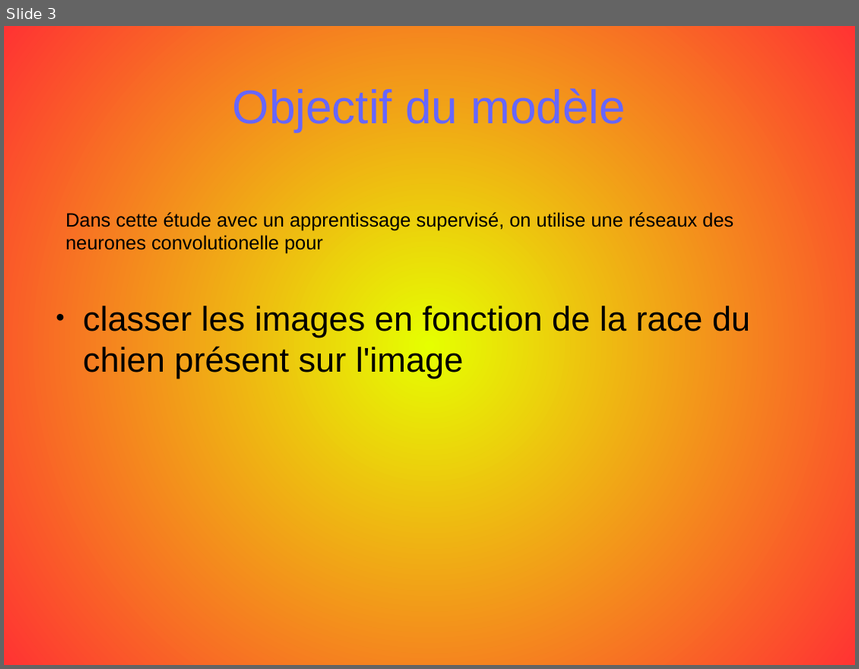
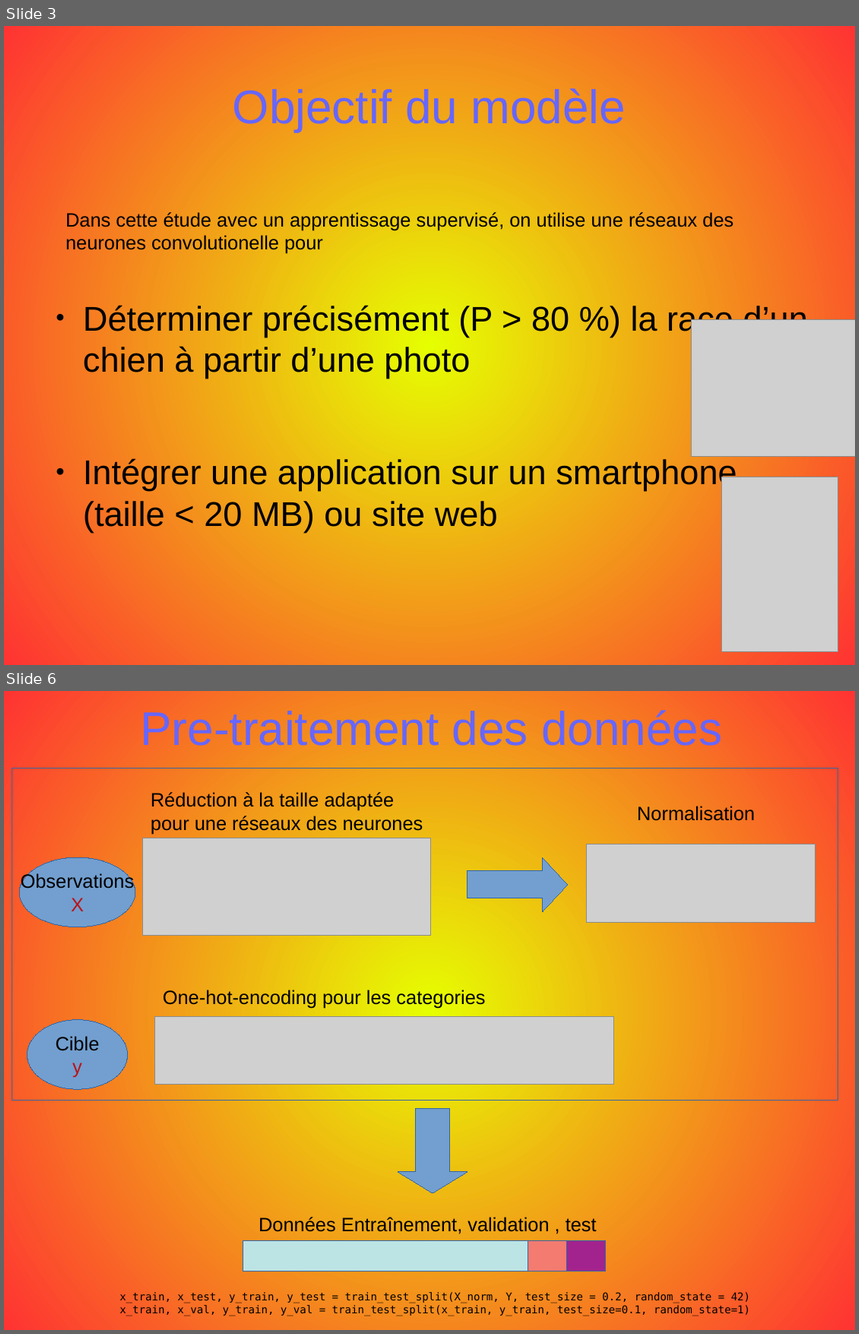
Before and after one commit to opsabarsec/Dog-pictures-classification-by-Deep-Learning, a slide deck: documentation/presentation/P6_presentation.odp. Shown one above the other, each under a label of ours: slide 3 before the commit, slides 3 and 6 after it; the slides between them are not shown. The pictures are 859x669 and 859x1334 pixels, drawn with LibreOffice and Linux fonts; fonts in the diff are those of the drawing; grey boxes stand for pictures. Boxes give left, top, right and bottom in pixels: in the first picture for what was removed or moved away, otherwise in the second. Text is boxed around its words. In the diff, an @@ line names an element or a change of style, - is before the commit and + after.

```diff
--- a/documentation/presentation/P6_presentation.odp
+++ b/documentation/presentation/P6_presentation.odp
@@ slide 6 added at <box>4,691,855,1330</box>, background gradient #E6FF00 to #FF3333 @@
@@ title added at <box>141,710,722,746</box>, 44 pt, text #6666FF @@
+Pre-traitement des données
@@ rectangle added at <box>12,769,838,1101</box>, outline #3465A4 0 pt @@
@@ text added at <box>151,792,424,834</box>, 18 pt, text #000000 @@
+Réduction à la taille adaptée pour une réseaux des neurones
@@ text added at <box>637,806,755,821</box>, 18 pt, text #000000 @@
+Normalisation
@@ picture added at <box>143,838,431,935</box> @@
@@ picture added at <box>586,844,815,922</box> @@
@@ ellipse added at <box>19,858,135,927</box>, fill #729FCF, outline #3465A4 0 pt, 18 pt, text #000000 @@
+Observations
+X
@@ right arrow added at <box>468,858,568,912</box>, fill #729FCF, outline #3465A4 0 pt @@
@@ text added at <box>163,988,485,1008</box>, 18 pt, text #000000 @@
+One-hot-encoding pour les categories
@@ ellipse added at <box>27,1020,128,1089</box>, fill #729FCF, outline #3465A4 0 pt, 18 pt, text #000000 @@
+Cible
+y
@@ picture added at <box>155,1016,614,1083</box> @@
@@ down arrow added at <box>398,1108,468,1193</box>, fill #729FCF, outline #3465A4 0 pt @@
@@ text added at <box>259,1217,597,1234</box>, 18 pt, text #000000 @@
+Données Entraînement, validation , test
@@ rectangle added at <box>243,1240,529,1271</box>, fill #BCE4E5, outline #3465A4 0 pt @@
@@ rectangle added at <box>528,1240,567,1271</box>, fill #F37B70, outline #3465A4 0 pt @@
@@ rectangle added at <box>567,1240,606,1271</box>, fill #A3238E, outline #3465A4 0 pt @@
@@ text added at <box>120,1292,750,1316</box>, 10 pt, text #000000 @@
+x_train, x_test, y_train, y_test = train_test_split(X_norm, Y, test_size = 0.2, random_state = 42)
+x_train, x_val, y_train, y_val = train_test_split(x_train, y_train, test_size=0.1, random_state=1)
@@ slide 3 changed as well @@
@@ text at <box>83,303,808,532</box>: text changed @@
-● classer les images en fonction de la race du chien présent sur l'image
+● Déterminer précisément (P > 80 %) la race d’un chien à partir d’une photo
+● Intégrer une application sur un smartphone (taille < 20 MB) ou site web
@@ picture added at <box>692,319,855,456</box> @@
@@ picture added at <box>721,477,838,651</box> @@
```
Also in this commit, not shown: 2 other slides changed, 11 other slides added, 3 other files.
